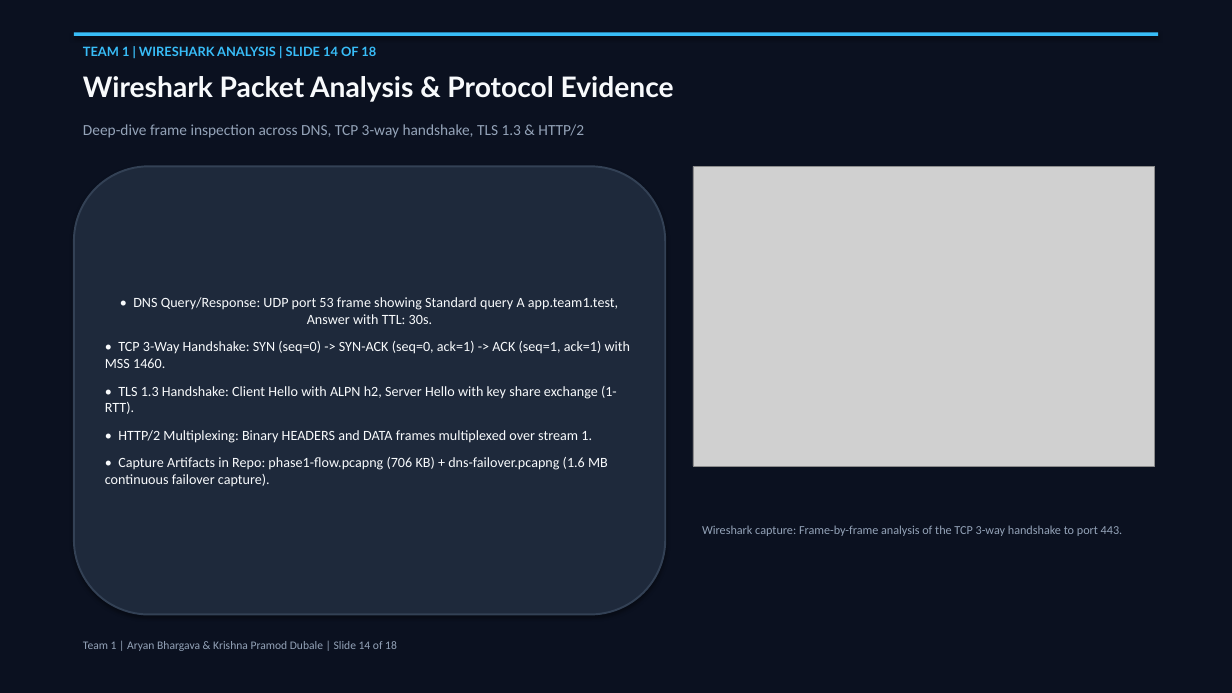
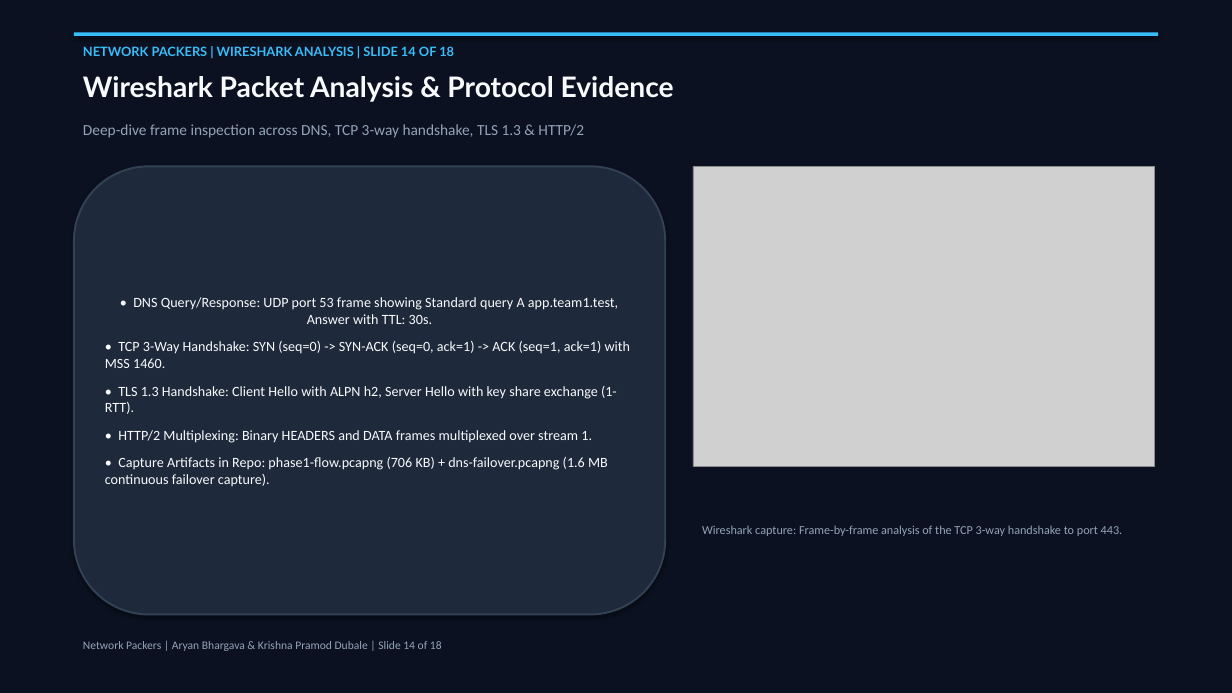
Before and after one commit to sanath-2512/Computer_Network, a slide deck: slide 14 of docs/Phase2_Final_Presentation_Team1.pptx. Drawn at 1232x693 pixels with LibreOffice and Linux fonts; fonts in the diff are those of the drawing; grey boxes stand for pictures. Boxes give left, top, right and bottom in pixels: in the first picture for what was removed or moved away, otherwise in the second. Text is boxed around its words. In the diff, an @@ line names an element or a change of style, - is before the commit and + after.

Commit message:
docs: update team branding to Network Packers across presentation and reports

```diff
--- a/docs/Phase2_Final_Presentation_Team1.pptx
+++ b/docs/Phase2_Final_Presentation_Team1.pptx
@@ text at <box>83,46,454,56</box>: text changed @@
-TEAM 1 | WIRESHARK ANALYSIS | SLIDE 14 OF 18
+NETWORK PACKERS | WIRESHARK ANALYSIS | SLIDE 14 OF 18
@@ text at <box>83,641,442,651</box>: text changed @@
-Team 1 | Aryan Bhargava & Krishna Pramod Dubale | Slide 14 of 18
+Network Packers | Aryan Bhargava & Krishna Pramod Dubale | Slide 14 of 18
```
Also in this commit, not shown: 17 other slides changed, 5 other files.
